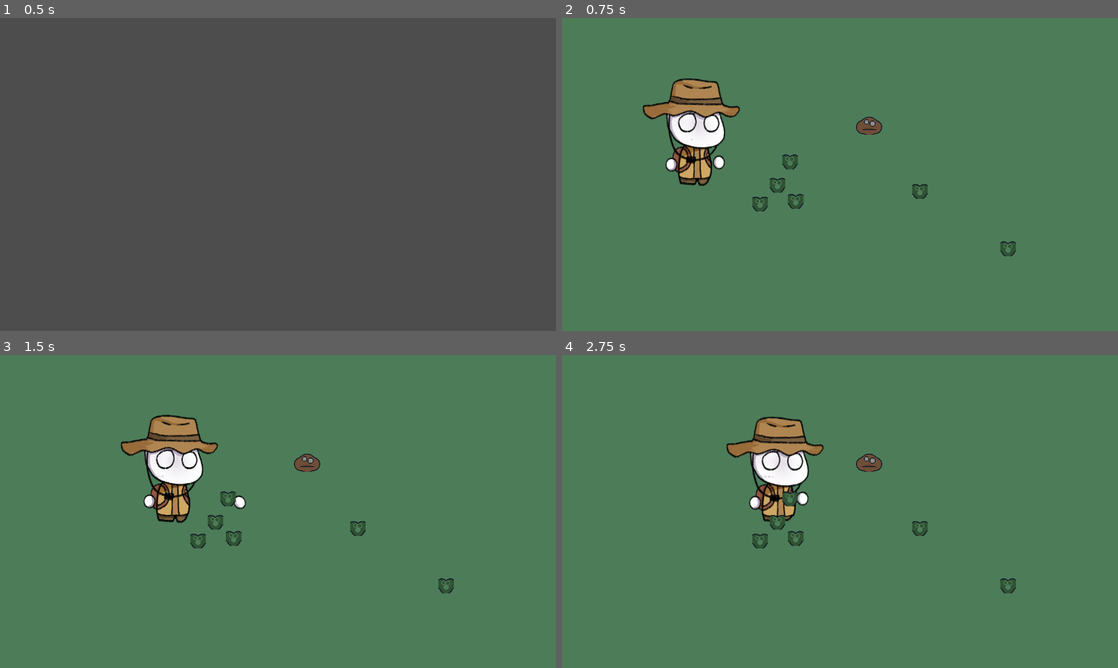
Above: before the commit, frames 1-4 (two rows, left to right).
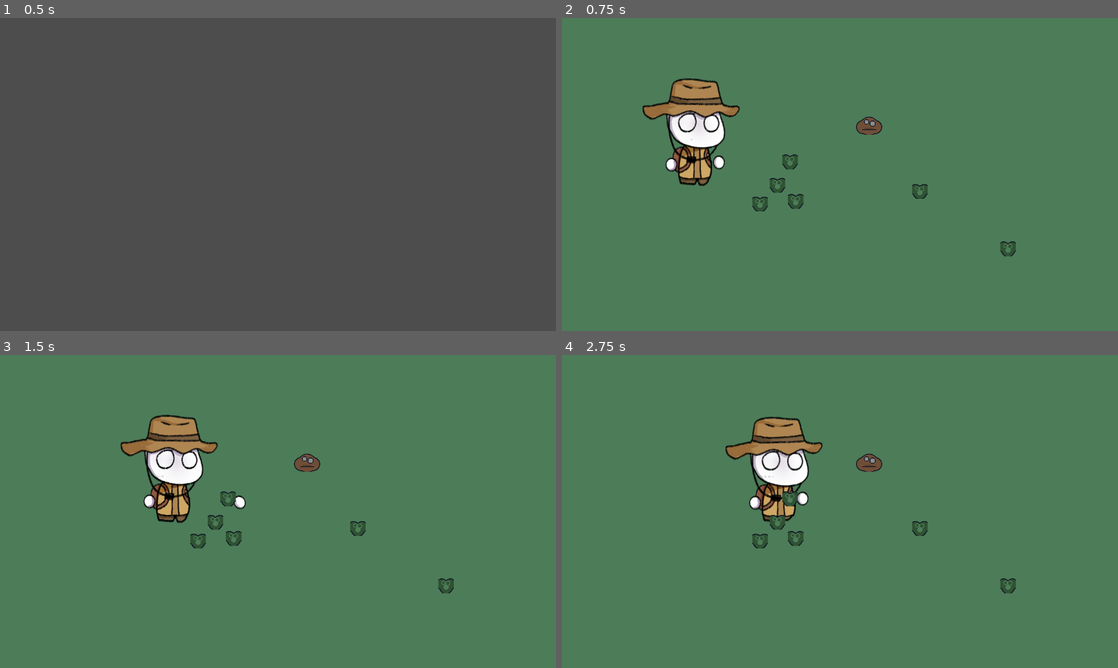
Above: after the commit, the same moments.

Repository: Akabim/arkeolog
Game: Godot game, scene res://src/core/main.tscn
Same seed, same stepped clock (60 frames per second), same inputs: the game is played once before the commit and once after it.
Inputs (mouse positions are in pixels of both pictures, inside the frame that each line leads up to):
- Up to frame 1 (0.5 s): no input
- Up to frame 2 (0.75 s): tap Enter (ui_accept) at 0.5 s; move the mouse to (962, 158) at 0.52 s; hold D (move_right) from 0.53 s (still down); hold E (interact) from 0.53 s (still down); click (962, 158) at 0.67 s
- Up to frame 3 (1.5 s): tap Enter (ui_accept) at 0.77 s; release D (move_right) at 1.25 s; release E (interact) at 1.25 s; drag from (166, 527) to (444, 586) at 1.27 s
- Up to frame 4 (2.75 s): move the mouse to (895, 442) at 2.02 s; hold D (move_right) from 2.03 s (still down); tap Space at 2.1 s

Frame 1 is identical in both runs. In frame 2, 0.2% of the frame differs, in the area x 14-32%, y 19-47%; in frame 3, 0.2%; in frame 4, 0.6%, in the area x 29-48%, y 19-48%.
Error in both runs: Invalid assignment of property or key 'texture' with value of type 'CompressedTexture2D' on a base object of type 'null instance'. (res://src/entities/player/p…

Commit message:
Animate floppy hat (Topi) rotation jiggle during walk cycle for extra cuteness

Diff:
--- a/src/entities/player/player.tscn
+++ b/src/entities/player/player.tscn
@@ -358,6 +358,19 @@
 "update": 0,
 "values": [0.0, -0.06, 0.0, 0.06, 0.0]
 }
+tracks/9/type = "value"
+tracks/9/imported = false
+tracks/9/enabled = true
+tracks/9/path = NodePath("Visual/Topi:rotation")
+tracks/9/interp = 2
+tracks/9/loop_wrap = true
+tracks/9/keys = {
+"times": PackedFloat32Array(0, 0.125, 0.25, 0.375, 0.5),
+"transitions": PackedFloat32Array(1, 1, 1, 1, 1),
+"update": 0,
+"values": [0.0, 0.06, 0.0, -0.06, 0.0]
+}
+
 
 
 [sub_resource type="AnimationLibrary" id="AnimationLibrary_player"]
